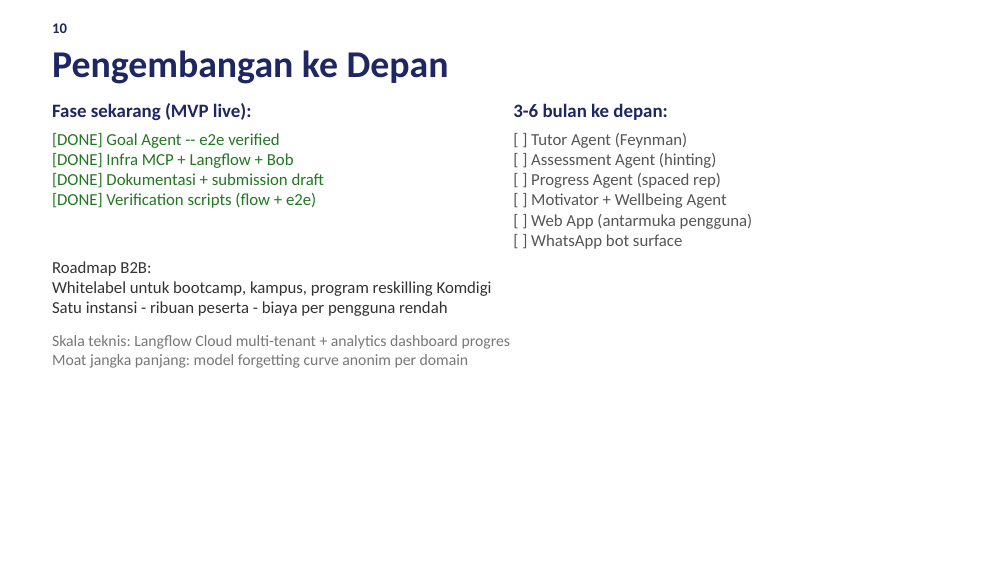
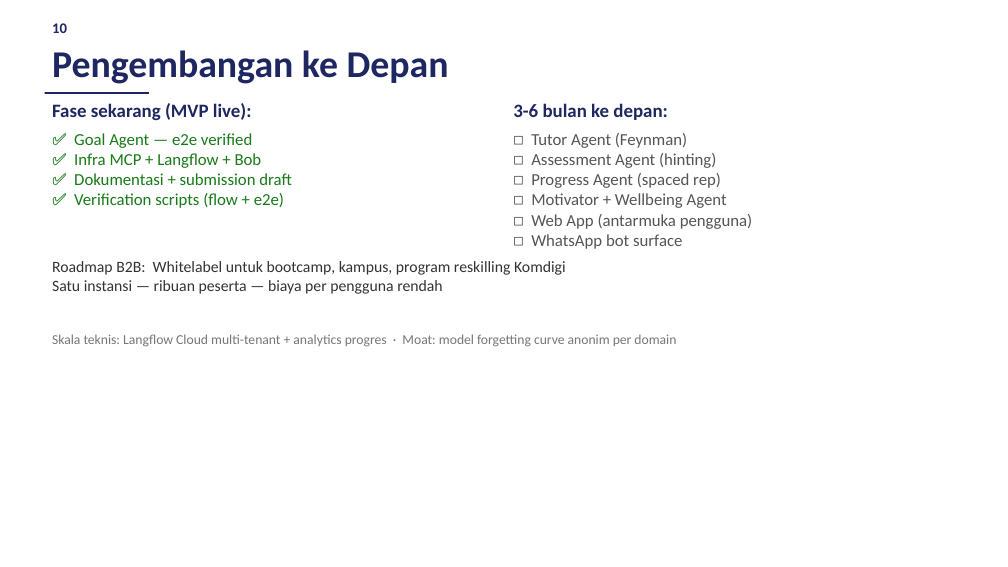
Before and after one commit to mmuchsin/serambi-ai, a slide deck: slide 10 of slides/serambi-pitch-deck.pptx. Drawn at 1008x567 pixels with LibreOffice and Linux fonts; fonts in the diff are those of the drawing. Boxes give left, top, right and bottom in pixels: in the first picture for what was removed or moved away, otherwise in the second. Text is boxed around its words. In the diff, an @@ line names an element or a change of style, - is before the commit and + after.

```diff
--- a/slides/serambi-pitch-deck.pptx
+++ b/slides/serambi-pitch-deck.pptx
@@ rectangle added at [45, 92, 149, 94], fill #1E2761 @@
@@ text at [74, 133, 292, 208]: text changed; text colour #227722 to #1A7A1A @@
-[DONE] Goal Agent -- e2e verified
-[DONE] Infra MCP + Langflow + Bob
-[DONE] Dokumentasi + submission draft
-[DONE] Verification scripts (flow + e2e)
+✅ Goal Agent — e2e verified
+✅ Infra MCP + Langflow + Bob
+✅ Dokumentasi + submission draft
+✅ Verification scripts (flow + e2e)
@@ text at [531, 133, 752, 249]: text changed @@
-[ ] Tutor Agent (Feynman)
-[ ] Assessment Agent (hinting)
-[ ] Progress Agent (spaced rep)
-[ ] Motivator + Wellbeing Agent
-[ ] Web App (antarmuka pengguna)
-[ ] WhatsApp bot surface
+◻ Tutor Agent (Feynman)
+◻ Assessment Agent (hinting)
+◻ Progress Agent (spaced rep)
+◻ Motivator + Wellbeing Agent
+◻ Web App (antarmuka pengguna)
+◻ WhatsApp bot surface
@@ text at [52, 261, 566, 294]: text changed; size 16 to 15 pt @@
-Roadmap B2B:
-Whitelabel untuk bootcamp, kampus, program reskilling Komdigi
-Satu instansi - ribuan peserta - biaya per pengguna rendah
+Roadmap B2B: Whitelabel untuk bootcamp, kampus, program reskilling Komdigi
+Satu instansi — ribuan peserta — biaya per pengguna rendah
@@ text at [52, 334, 676, 347]: text changed; size 15 to 13 pt @@
-Skala teknis: Langflow Cloud multi-tenant + analytics dashboard progres
-Moat jangka panjang: model forgetting curve anonim per domain
+Skala teknis: Langflow Cloud multi-tenant + analytics progres · Moat: model forgetting curve anonim per domain
```
Also in this commit, not shown: 9 other slides changed, 1 other file.
